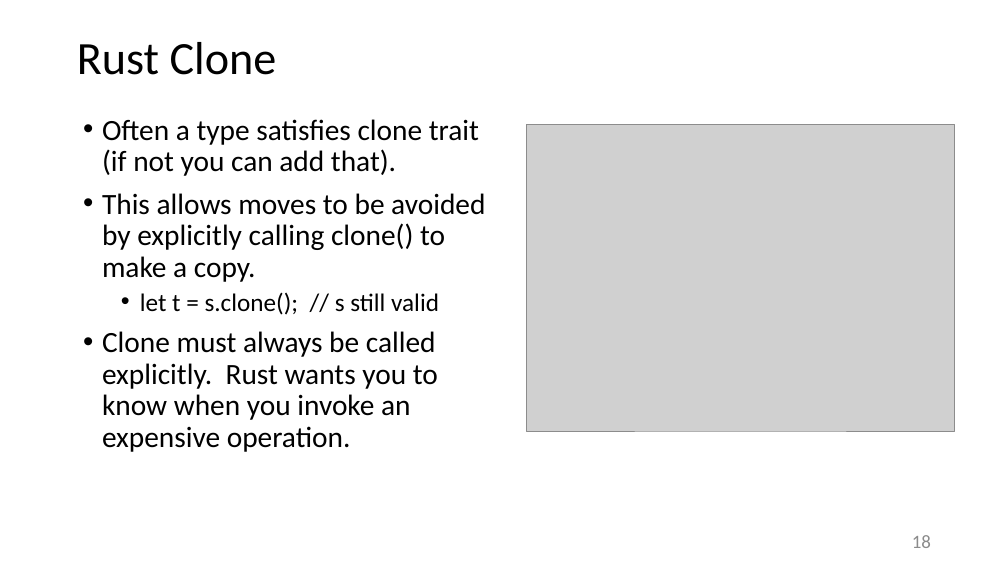
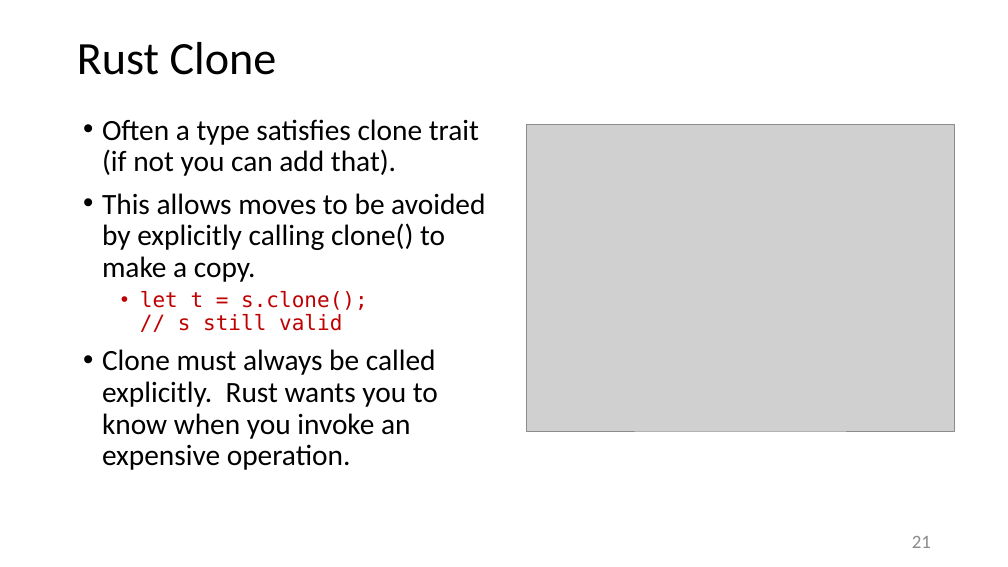
Before and after one commit to JimFawcett/JimFawcett.github.io, a slide deck: slide 21 of Resources/RustModels.pptx (slide 18 before the commit). Drawn at 1008x567 pixels with LibreOffice and Linux fonts; fonts in the diff are those of the drawing; grey boxes stand for pictures. Boxes give left, top, right and bottom in pixels: in the first picture for what was removed or moved away, otherwise in the second. Text is boxed around its words. In the diff, an @@ line names an element or a change of style, - is before the commit and + after.

```diff
--- a/Resources/RustModels.pptx
+++ b/Resources/RustModels.pptx
@@ text at (140, 291, 368, 331): size 24 to 20 pt, font Calibri to DejaVu Sans Mono, text colour #000000 to #C00000 in "let t = s.clone(); // s still ..." @@
@@ page number at (912, 536, 931, 548): text changed @@
-18
+21
```
Also in this commit, not shown: 19 other slides changed, 7 slides added.
